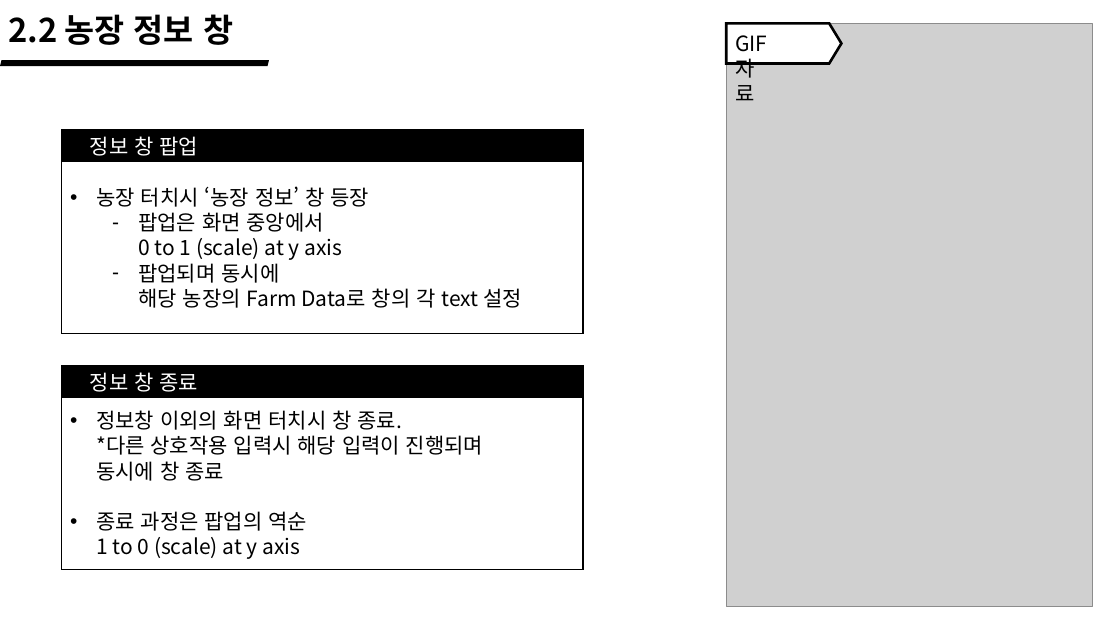
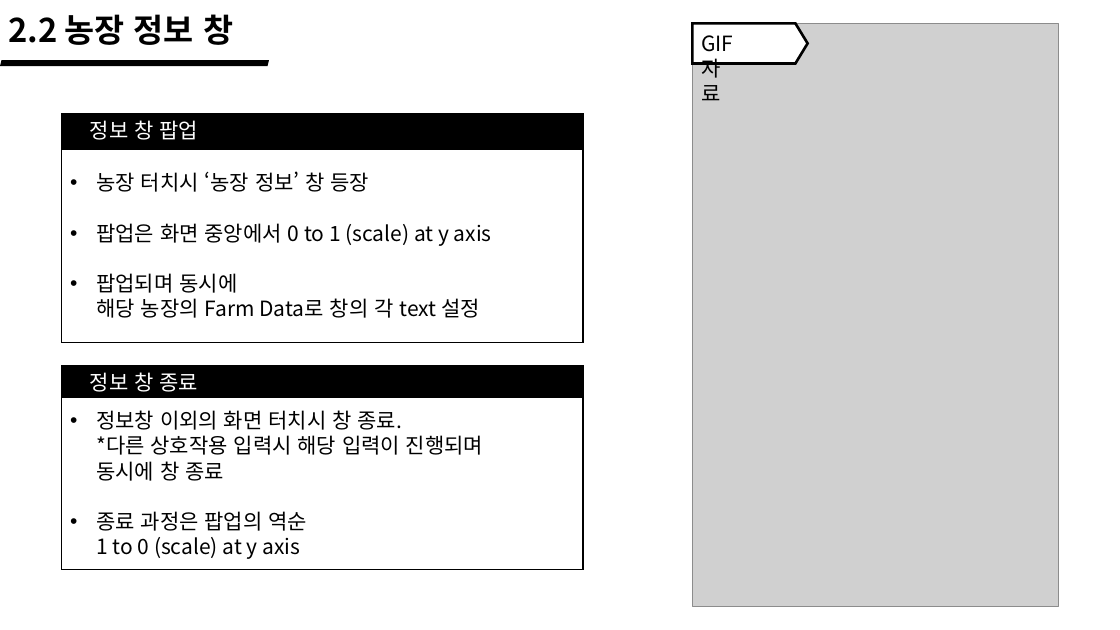
Before and after one commit to wlrud753/CarryCarrot, a slide deck: slide 13 of 기획서/당근키우기 시스템.pptx. Drawn at 1120x630 pixels with LibreOffice and Linux fonts; fonts in the diff are those of the drawing; grey boxes stand for pictures. Boxes give left, top, right and bottom in pixels: in the first picture for what was removed or moved away, otherwise in the second. Text is boxed around its words. In the diff, an @@ line names an element or a change of style, - is before the commit and + after.

```diff
--- a/기획서/당근키우기 시스템.pptx
+++ b/기획서/당근키우기 시스템.pptx
@@ 1 picture, 1 text, 1 pentagon arrow: place and size @@
-1 picture, 1 text, 1 pentagon arrow at (727,24,1092,607)
+1 picture, 1 text, 1 pentagon arrow at (692,24,1059,607)
@@ rectangle: place and size @@
-rectangle at (62,129,584,334)
+rectangle at (62,113,584,342)
@@ text "정보 창 팝업": place and size @@
-text "정보 창 팝업" at (90,136,199,156)
+text "정보 창 팝업" at (90,120,199,140)
@@ rectangle "농장 터치시 ‘농장 정보’ 창 ...": place and size @@
-rectangle "농장 터치시 ‘농장 정보’ 창 ..." at (62,161,584,334)
+rectangle "농장 터치시 ‘농장 정보’ 창 ..." at (62,149,584,342)
@@ text in rectangle at (96,223,492,318): bullet - to •; list level 2 to 1 in "팝업은 화면 중앙에서 0 to ..."; list level 2 to 1 in "팝업되며 동시에 해당 농장의 Farm ..." @@
```
Also in this commit, not shown: 5 other slides changed, 1 slide added.
